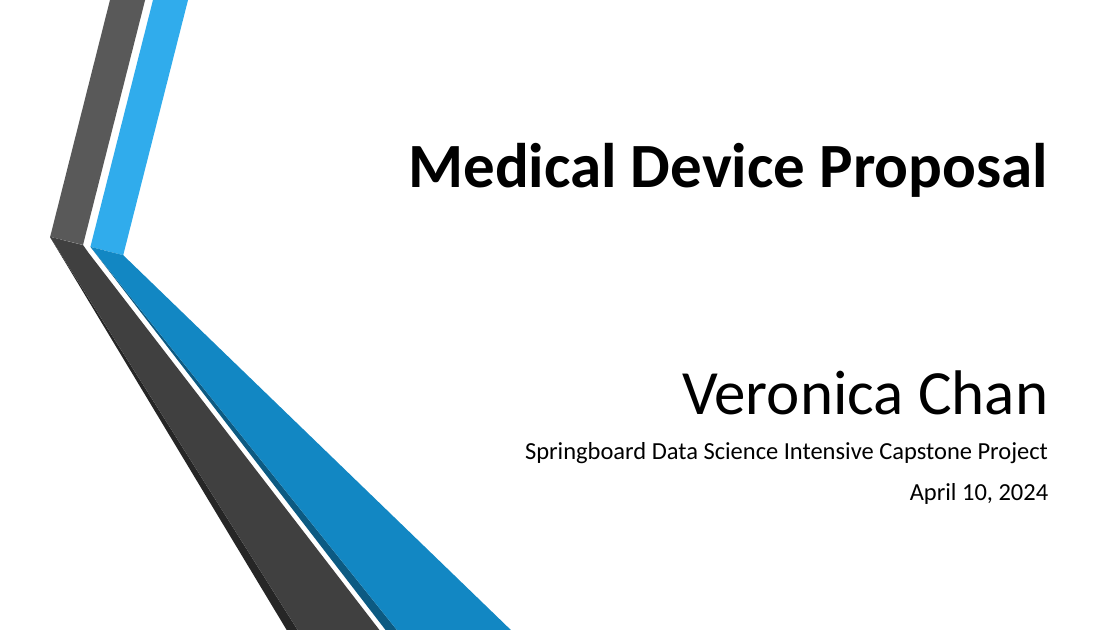
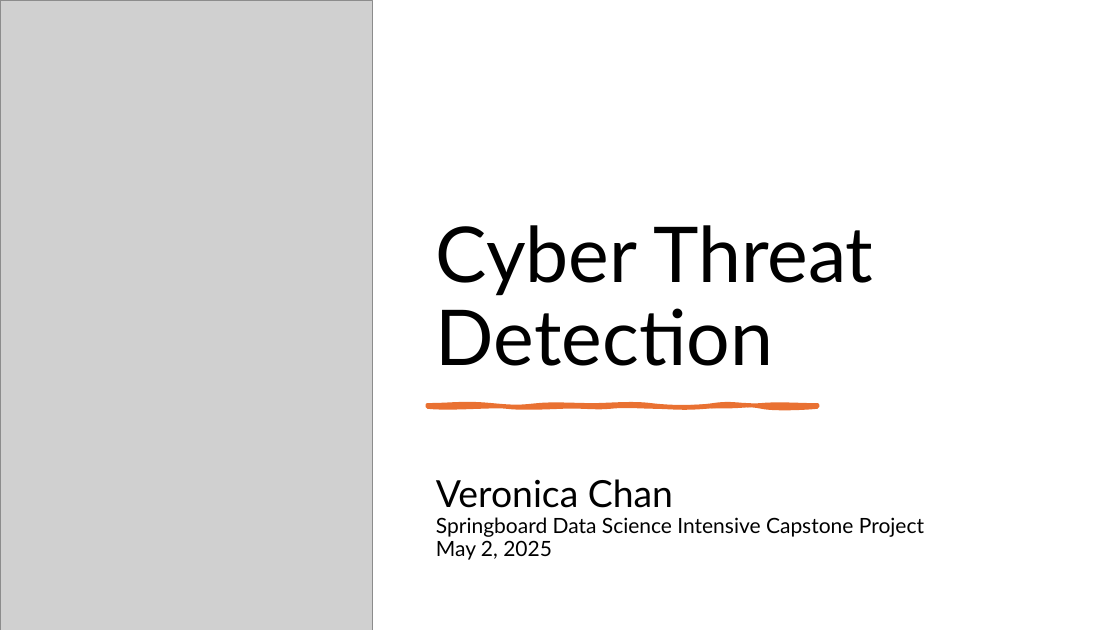
Before and after one commit to vchan022/Capstone-2-Medical-Device-Proposal, a slide deck: slide 1 of Capstone Presentation.pptx. Drawn at 1120x630 pixels with LibreOffice and Linux fonts; fonts in the diff are those of the drawing; grey boxes stand for pictures; background and template pictures are left out. Boxes give left, top, right and bottom in pixels: in the first picture for what was removed or moved away, otherwise in the second. Text is boxed around its words. In the diff, an @@ line names an element or a change of style, - is before the commit and + after.

```diff
--- a/Capstone Presentation.pptx
+++ b/Capstone Presentation.pptx
@@ picture added at (0,0,372,630) @@
@@ group removed at (50,0,512,630): 6 freeform shapes @@
@@ title at (436,225,873,366): text changed; size 54 to 66 pt; font Calibri to Lato; bold off @@
-Medical Device Proposal
-Veronica Chan
+Cyber Threat Detection
@@ freeform shape added at (428,405,818,407), fill #E97132, outline #E97132 3.5 pt @@
@@ subtitle "Veronica Chan": place and size @@
-subtitle "Veronica Chan" at (525,442,1049,504)
+subtitle "Veronica Chan" at (436,479,924,560)
@@ subtitle at (436,479,673,508): paragraph added @@
+Veronica Chan
@@ subtitle at (436,517,924,537): size 21 to 18 pt, font Calibri to Lato in "Springboard Data Science Intensive Capstone Project"; alignment right to left; line spacing 1 to 0.9; less space between paragraphs @@
@@ subtitle at (436,540,552,560): text changed; size 21 to 18 pt; font Calibri to Lato @@
-April 10, 2024
+May 2, 2025
```
Also in this commit, not shown: 4 other slides changed, 11 slides added, 15 slides removed.
